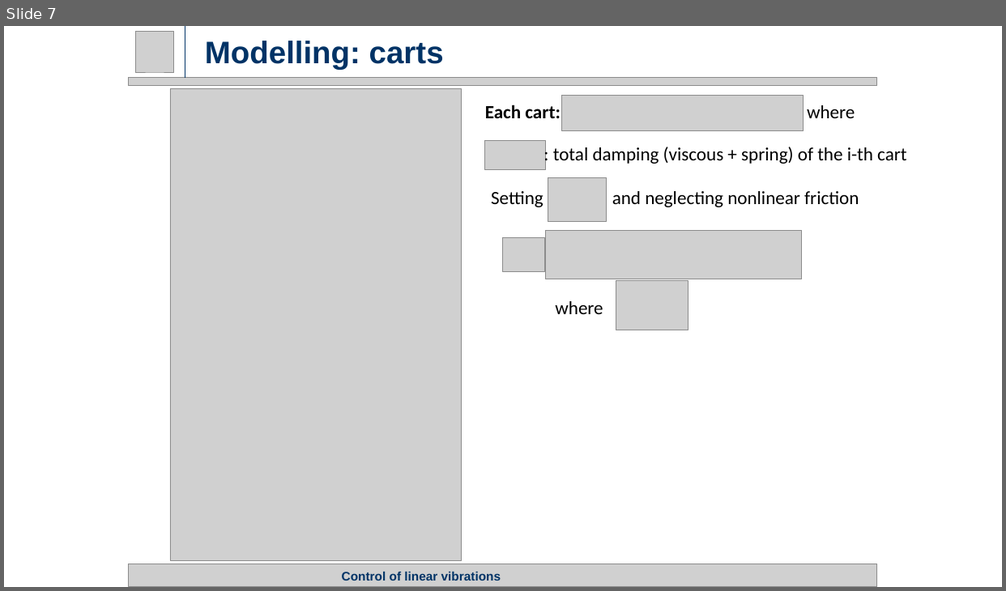
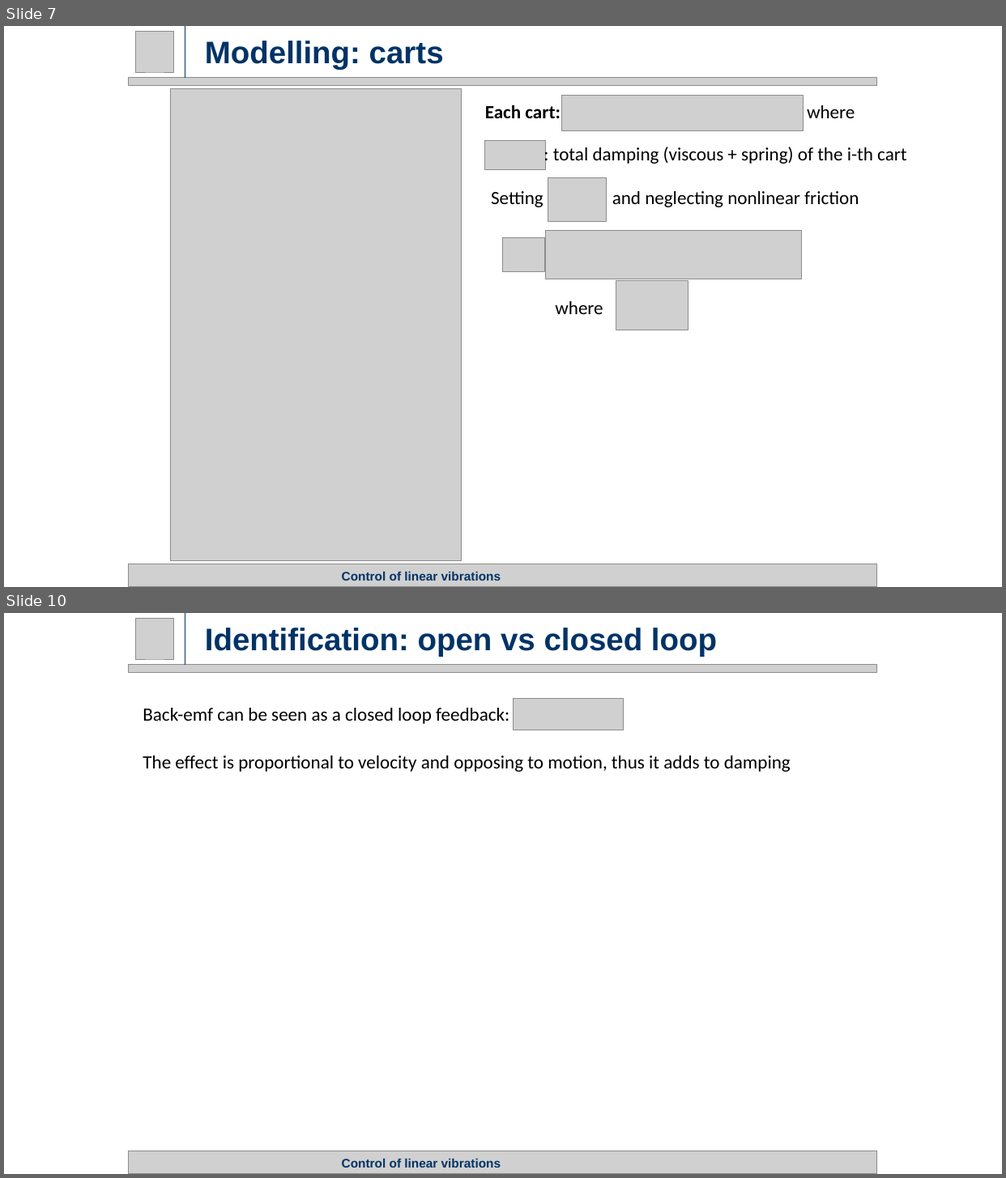
Before and after one commit to rssalessio/Control-Linear-Vibrations, a slide deck: finalPresentation/Part 1/Part1.pptx. Shown one above the other, each under a label of ours: slide 7 before the commit, slides 7 and 10 after it; the slides between them are not shown. The pictures are 1006x591 and 1006x1178 pixels, drawn with LibreOffice and Linux fonts; fonts in the diff are those of the drawing; grey boxes stand for pictures. Boxes give left, top, right and bottom in pixels: in the first picture for what was removed or moved away, otherwise in the second. Text is boxed around its words. In the diff, an @@ line names an element or a change of style, - is before the commit and + after.

```diff
--- a/finalPresentation/Part 1/Part1.pptx
+++ b/finalPresentation/Part 1/Part1.pptx
@@ slide 10 added at <box>4,613,1002,1174</box>, background #FFFFFF @@
@@ picture added at <box>136,618,174,659</box> @@
@@ line added from (185, 665) to (185, 613), #003366 0.75 pt @@
@@ title added at <box>205,628,717,656</box>, 30 pt, text #003366, bold @@
+Identification: open vs closed loop
@@ picture added at <box>129,665,878,673</box> @@
@@ text added at <box>143,708,509,724</box>, 18 pt, text #000000 @@
+Back-emf can be seen as a closed loop feedback:
@@ picture added at <box>513,699,624,730</box> @@
@@ text added at <box>143,756,791,772</box>, 18 pt, text #000000 @@
+The effect is proportional to velocity and opposing to motion, thus it adds to damping
@@ picture added at <box>129,1152,878,1174</box> @@
@@ title added at <box>342,1159,501,1168</box>, 12 pt, text #003366, bold @@
+Control of linear vibrations
```
Also in this commit, not shown: 2 slides changed, 1 other slide added, 3 slides removed.
